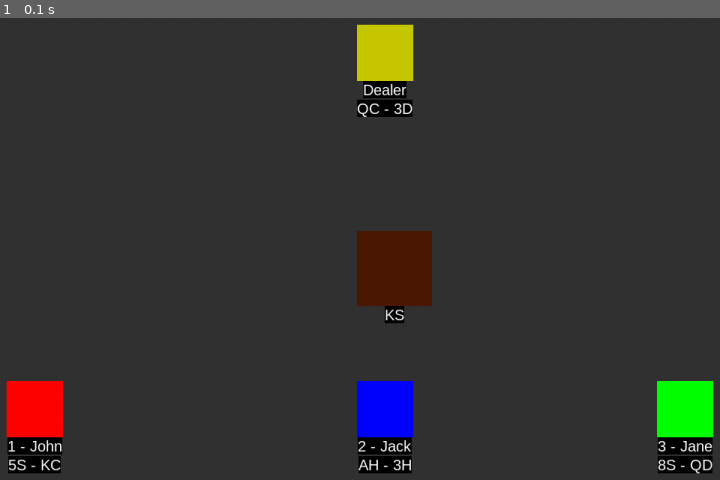
Above: before the commit, frame 1.
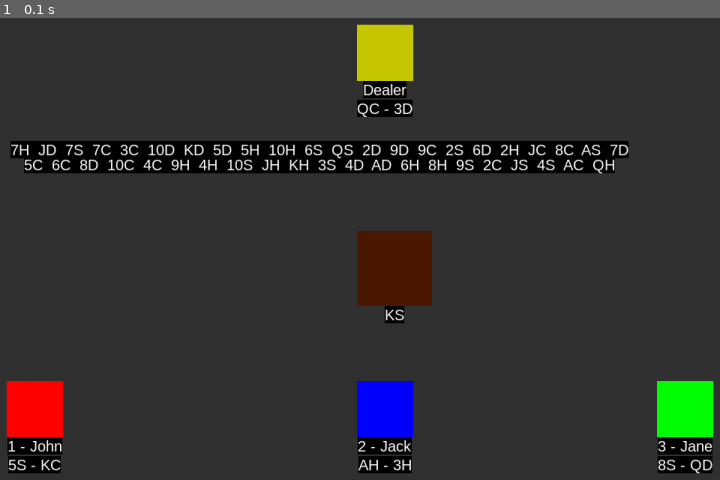
Above: after the commit, the same moment.

Repository: ekoret/blackjack-py
Game: pygame game, started from main.py
Two runs of this game, one before a commit and one after it. Both use one fixed random seed, a clock stepped at 60 frames per second and the inputs below.
Inputs:
- Up to frame 1 (0.1 s): no input

The runs differ from the first frame. In frame 1, 5.2% of the frame differs, in the area x 1-88%, y 26-34%.

Commit message:
show remaining cards in deck

Diff:
--- a/game.py
+++ b/game.py
@@ -82,6 +82,7 @@
             self.dealer.draw()
             self.draw_players()
             self.table.draw()
+            self.table.draw_remaining_cards()
 
             pygame.display.flip()
             self.clock.tick(self.framerate)  # set the framerate
--- a/player.py
+++ b/player.py
@@ -92,3 +92,20 @@
 
         table = Square(x, y, 100, (77, 25, 0), self.get_hand(), 20)
         table.draw(self.screen)
+
+    def draw_remaining_cards(self):
+        x = 500
+        y = 200
+
+        remaining_cards = self.game.deck.get_remaining_cards()
+        remaining_deck_total = len(remaining_cards)
+
+        """TODO: needs to be refactored"""
+        first_half = '  '.join(remaining_cards[:remaining_deck_total // 2])
+        second_half = '  '.join(remaining_cards[remaining_deck_total // 2:])
+        remaining_cards_first = Square(
+            x, y, 100, self.game.settings.bg_colour, first_half, 20)
+        remaining_cards_second = Square(
+            x, y - 20, 100, self.game.settings.bg_colour, second_half, 20)
+        remaining_cards_first.draw(self.screen)
+        remaining_cards_second.draw(self.screen)
